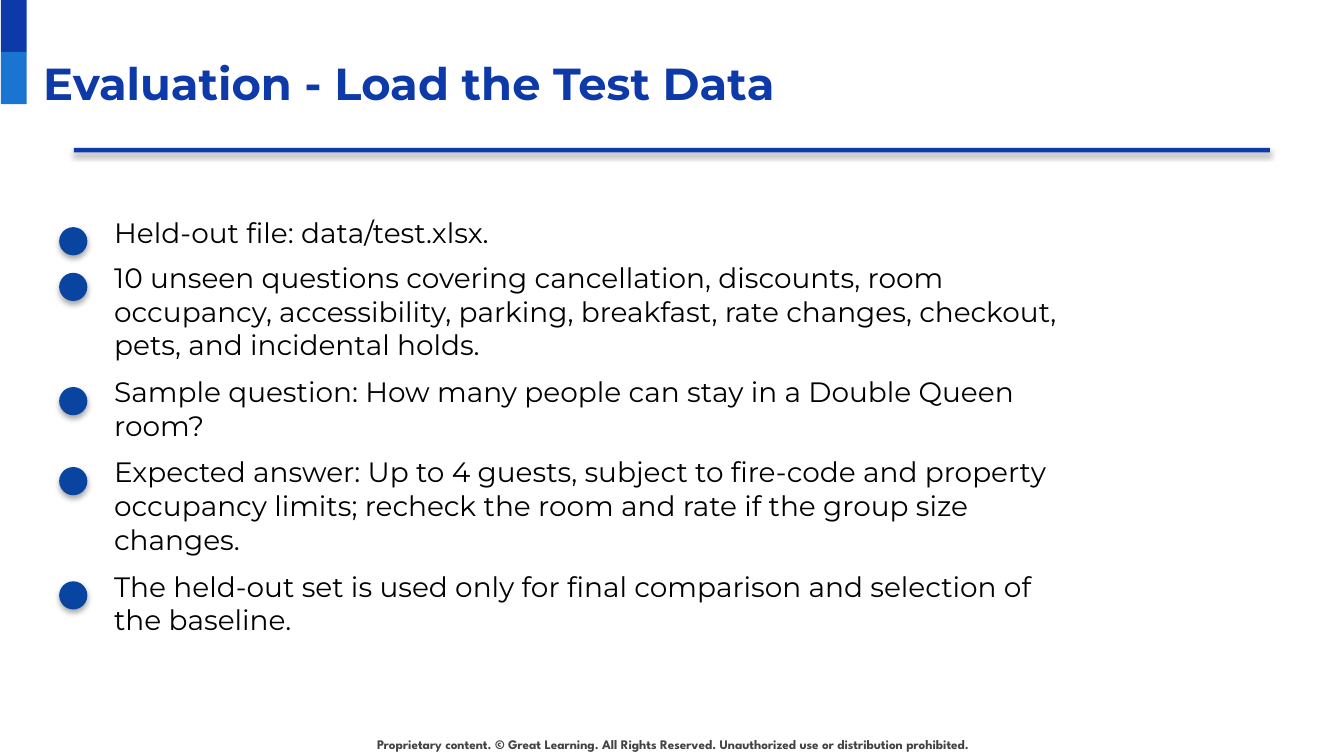
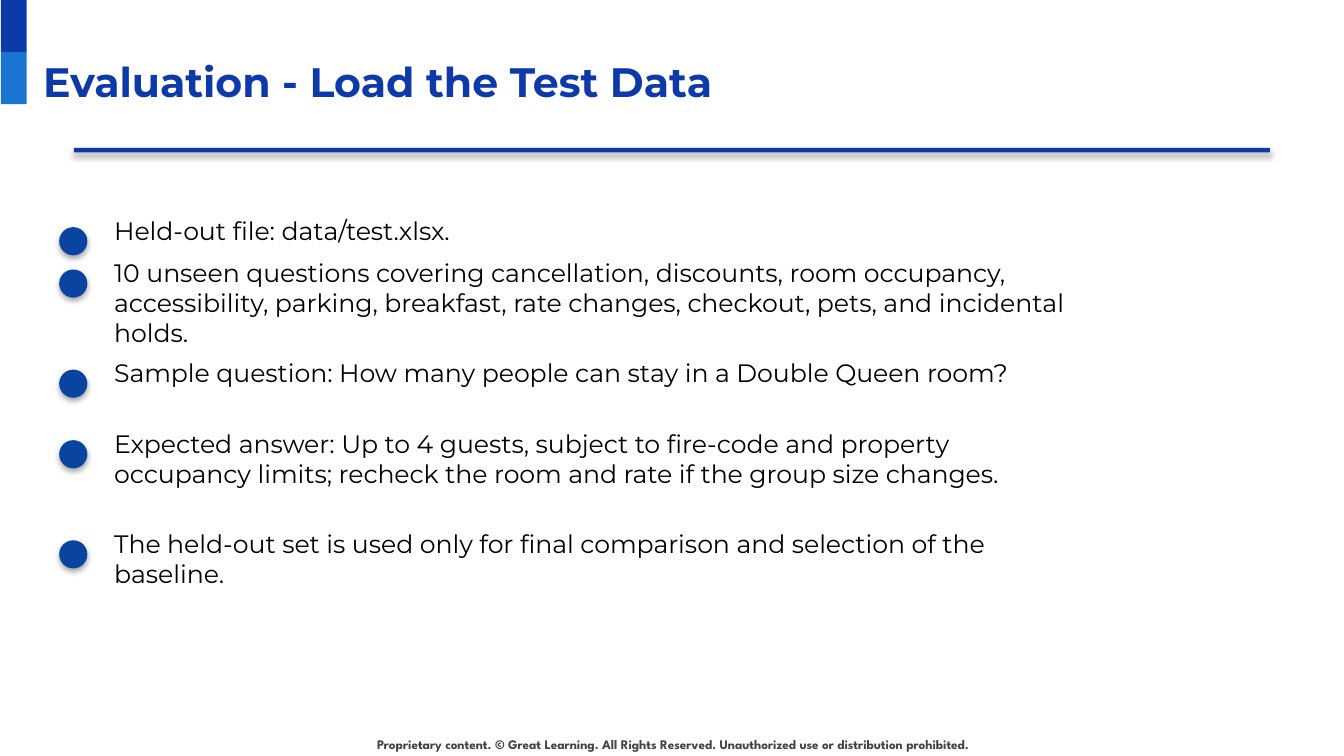
Before and after one commit to raovutukoor1/aurora-stay-qna, a slide deck: slide 18 of presentations/Aurora_Stays_RAG_Project_Presentation_Template_Style.pptx. Drawn at 1344x756 pixels with LibreOffice and Linux fonts; fonts in the diff are those of the drawing; background and template pictures are left out. Boxes give left, top, right and bottom in pixels: in the first picture for what was removed or moved away, otherwise in the second. Text is boxed around its words. In the diff, an @@ line names an element or a change of style, - is before the commit and + after.

```diff
--- a/presentations/Aurora_Stays_RAG_Project_Presentation_Template_Style.pptx
+++ b/presentations/Aurora_Stays_RAG_Project_Presentation_Template_Style.pptx
@@ title "Evaluation - Load the Test ..." at (43,64,712,98): size 24 to 22 pt @@
@@ ellipse: place and size @@
-ellipse at (59,273,87,301)
+ellipse at (59,269,87,297)
@@ text "Sample question: How many people ...": place and size @@
-text "Sample question: How many people ..." at (114,381,1014,436)
+text "Sample question: How many people ..." at (114,363,1008,387)
@@ ellipse: place and size @@
-ellipse at (59,387,87,415)
+ellipse at (59,370,87,398)
@@ ellipse: place and size @@
-ellipse at (59,468,87,496)
+ellipse at (59,439,87,468)
@@ text "Expected answer: Up to 4 ...": place and size @@
-text "Expected answer: Up to 4 ..." at (114,461,1046,556)
+text "Expected answer: Up to 4 ..." at (114,434,999,488)
@@ size 15 to 13.5 pt in 5 elements at (114,218,450,243), (114,263,1064,342), (114,363,1008,387), (114,434,999,488), (114,534,984,583) @@
@@ text "The held-out set is used ...": place and size @@
-text "The held-out set is used ..." at (114,576,1031,630)
+text "The held-out set is used ..." at (114,534,984,583)
@@ ellipse: place and size @@
-ellipse at (59,582,87,610)
+ellipse at (59,540,87,569)
```
Also in this commit, not shown: 29 other slides changed, 2 other files.
